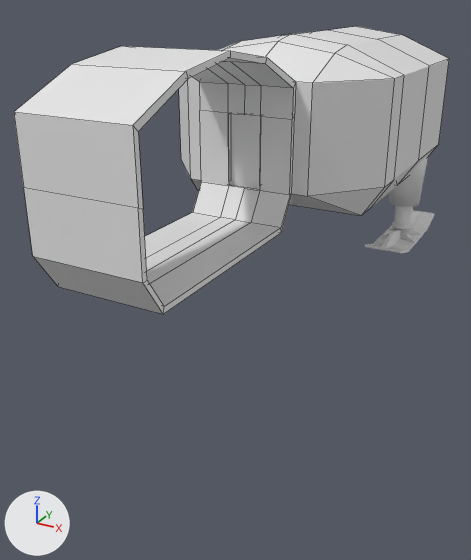
Before and after pictures for a commit that changed the Blender file RESOURCE/Station.blend.
Both versions are drawn from a camera (50 mm lens) standing at (9.0, -26.0, 6.4) and looking at (-0.1, -9.5, -1.9). Arrows for +X, +Y and +Z are at lower left; the lights stay in place. The first picture is the older version. Mesh edges are drawn as thin lines on the coarser meshes.
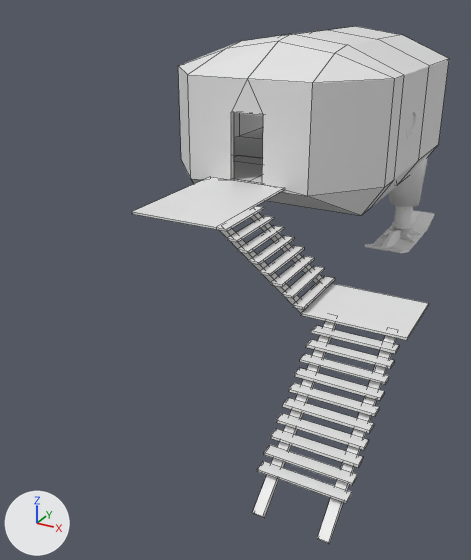
Where the newer file only moved an object's origin or applied its transform, the numbers keep the older frame.

The change in detail:
me_plane_004 is used by ob_plane_004; location (0.0, 0.0, 0.0); rotation (1.571, 0.0, 0.0), in degrees (90, 0, 0); scale (3.0, 1.0, 1.0).
Verts and faces of me_plane_004; kept vertices keep their numbers, new ones are numbered from 46.
Before the commit, vertices of me_plane_004: 36 (-0.67, 1.0, 9.0) at pixel (190, 178), 37 (0.67, 1.0, 9.0) at pixel (307, 196), 38 (-0.67, 4.15, 9.0), 39 (0.67, 4.15, 9.0) at pixel (312, 82), 40 (0.0, 4.15, 9.0).
Before the commit, vertices of me_plane_004: 41 (-0.63, 1.0, 8.85), 42 (0.63, 1.0, 8.85), 43 (-0.63, 4.0, 8.85), 44 (0.63, 4.0, 8.85), 45 (0.0, 4.0, 8.85).
me_plane_004 had 46 vertices, 38 faces and spanned x -1.22..1.22, y 0.0..5.19, z 6.0..9.0.
me_plane_004 now has 54 vertices, 48 faces and spans x -1.22..1.22, y 0.0..5.19, z 6.0..9.0.
Part 1, on me_plane_004:
Faces deleted: (36, 37, 39, 40, 38), (41, 43, 45, 44, 42).
New vertex 46 is at (-0.18, 3.17, 8.85).
New vertex 47 is at (-0.18, 1.15, 8.85), pixel (233, 178).
New vertex 48 is at (-0.18, 1.15, 9.0), pixel (231, 179).
New vertex 49 is at (-0.18, 3.17, 9.0), pixel (231, 112).
New vertices 50 to 53 stand at vertices 46 to 49, in that order, plus (0.36, 0.0, 0.0).
New faces: (40, 49, 53), (42, 51, 50, 45, 44), (41, 43, 45, 46, 47), (41, 47, 51, 42), (45, 50, 46), (50, 51, 52, 53).
New faces: (46, 49, 48, 47), (47, 48, 52, 51), (46, 50, 53, 49), (36, 37, 52, 48), (37, 39, 40, 53, 52), (36, 48, 49, 40, 38).
me_plane_007 is used by ob_plane_007; location (4.41, -12.65, 0.0); rotation (1.571, 0.0, 4.712), in degrees (90, 0, 270); scale (3.0, 1.0, 1.0).
me_plane_007 had 156 vertices, 132 faces and spanned x -1.22..1.22, y 0.0..5.19, z 2.91..5.91.
me_plane_007 now has 50 vertices, 45 faces and spans x -1.22..1.22, y 0.0..5.19, z 2.91..5.91.
Part 2, on me_plane_007:
34 vertices are removed from x -1.22..1.22, y 0.17..5.04, z 2.91..5.91.
50 faces are deleted.
17 new faces join them.
Other edits to the shape of me_plane_007 do not show in these pictures.
Mesh me_circle_002 is new.
It has 192 vertices, 140 faces and spans x 0.0..1.074, y -0.107..0.949, z 0.0..0.689.
Object 'Plane.007' (ob_plane_007) is now hidden.
Object 'Circle.002' (ob_circle_002) is new; it shows me_circle_002.
Its location is (-0.53, -9.0, 1.15).
Its rotation in degrees is (0, 0, 90).
Its scale is (-7.04, -7.04, -7.04).

Changed parts and their boxes [x1, y1, x2, y2] in the pictures (471 x 560 px):
'Plane.007', hidden: before [14, 46, 296, 314]
'Plane.004', reshaped: before [179, 34, 404, 215]; after [178, 34, 404, 215]
'Circle.002', added: after [132, 177, 429, 544]
part 1 of me_plane_004, cut back: before [188, 77, 313, 196]; after [188, 75, 313, 196]
part 2 of me_plane_007, cut back: before [14, 58, 293, 306]
